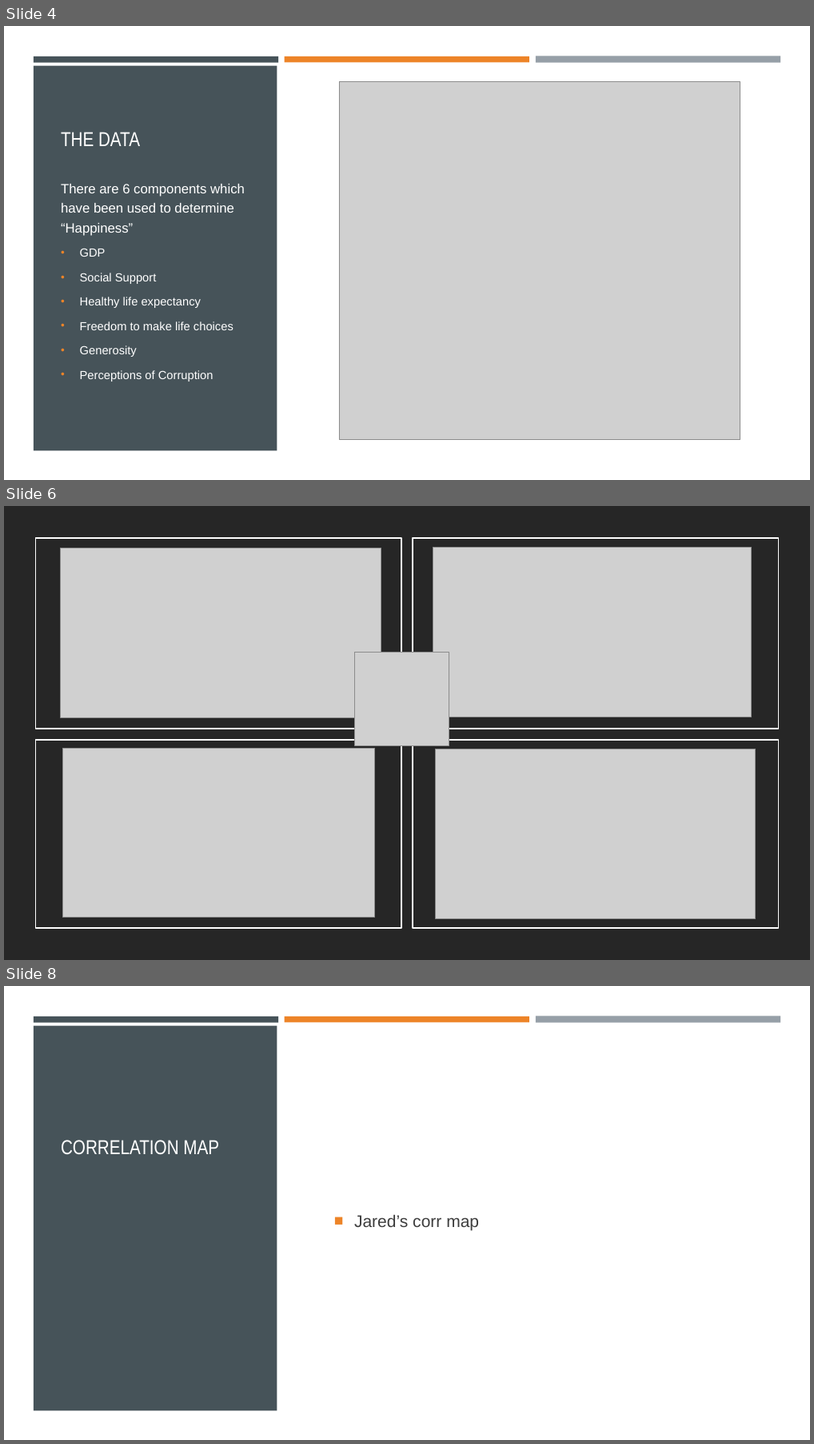
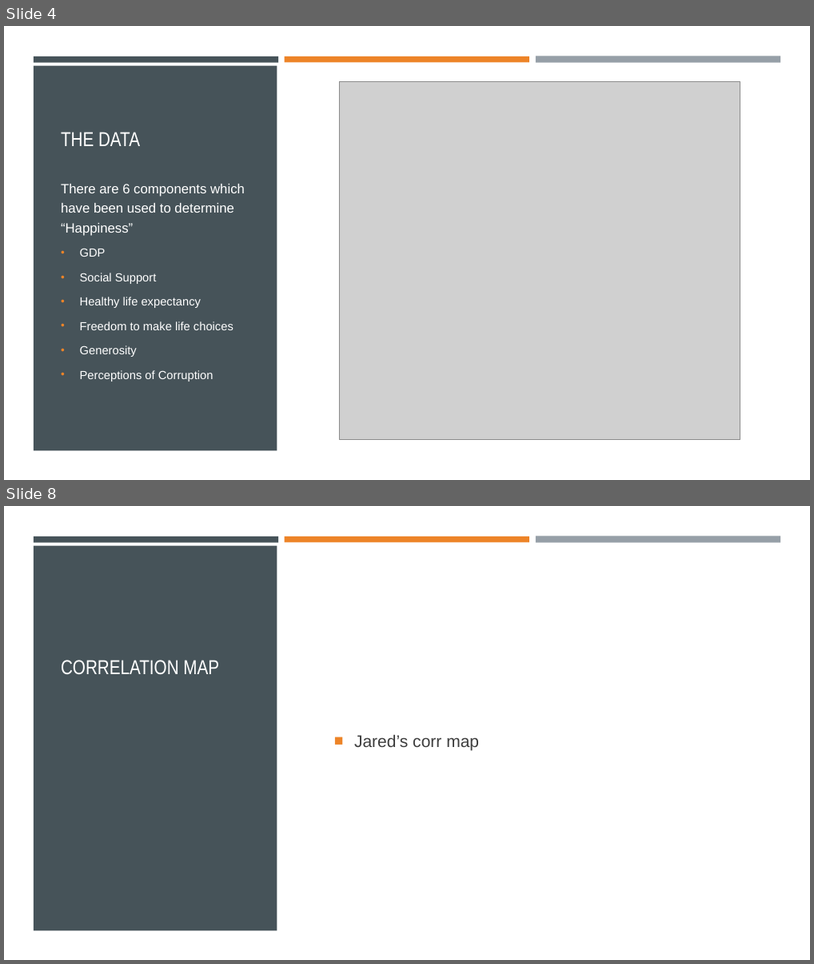
Before and after one commit to Bmyers5817/Project-1, a slide deck: World Happiness.pptx. Shown one above the other, each under a label of ours: slides 4, 6 and 8 before the commit, slides 4 and 8 after it; the slides between them are not shown. The pictures are 814x1444 and 814x964 pixels, drawn with LibreOffice and Linux fonts; fonts in the diff are those of the drawing; grey boxes stand for pictures. Boxes give left, top, right and bottom in pixels: in the first picture for what was removed or moved away, otherwise in the second. Text is boxed around its words. In the diff, an @@ line names an element or a change of style, - is before the commit and + after.

```diff
--- a/World Happiness.pptx
+++ b/World Happiness.pptx
@@ slide 6 removed at [4,506,810,960], background #000000 @@
@@ rectangle removed at [4,506,810,960] @@
@@ rectangle removed at [35,537,402,728] @@
@@ picture removed at [61,548,382,717] @@
@@ rectangle removed at [412,538,779,729] @@
@@ picture removed at [434,547,752,716] @@
@@ picture removed at [355,652,450,745] @@
@@ rectangle removed at [35,740,402,928] @@
@@ rectangle removed at [412,740,779,928] @@
@@ picture removed at [62,748,375,917] @@
@@ picture removed at [435,749,756,919] @@
```
Also in this commit, not shown: 1 slide changed, 2 slides added, 1 other slide removed, 2 other files.
